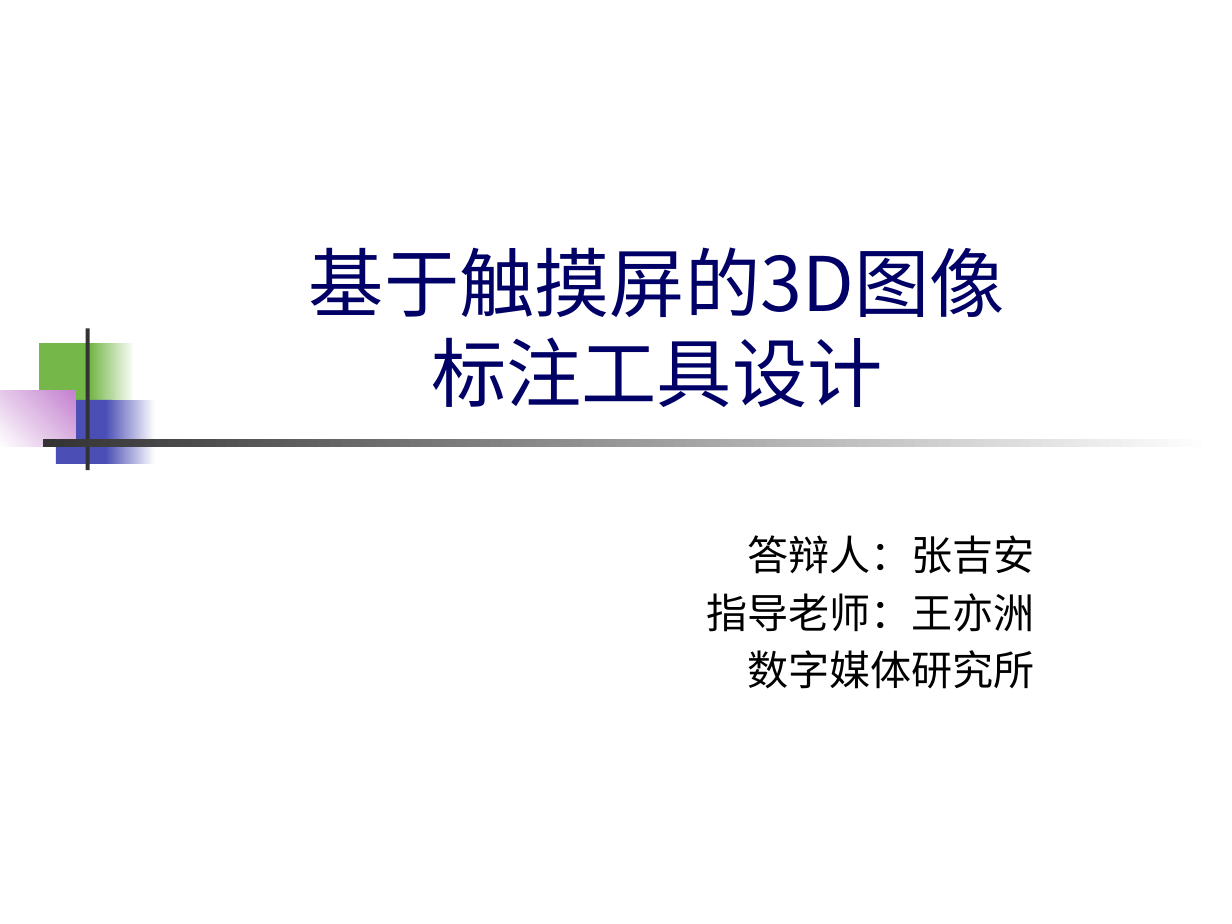
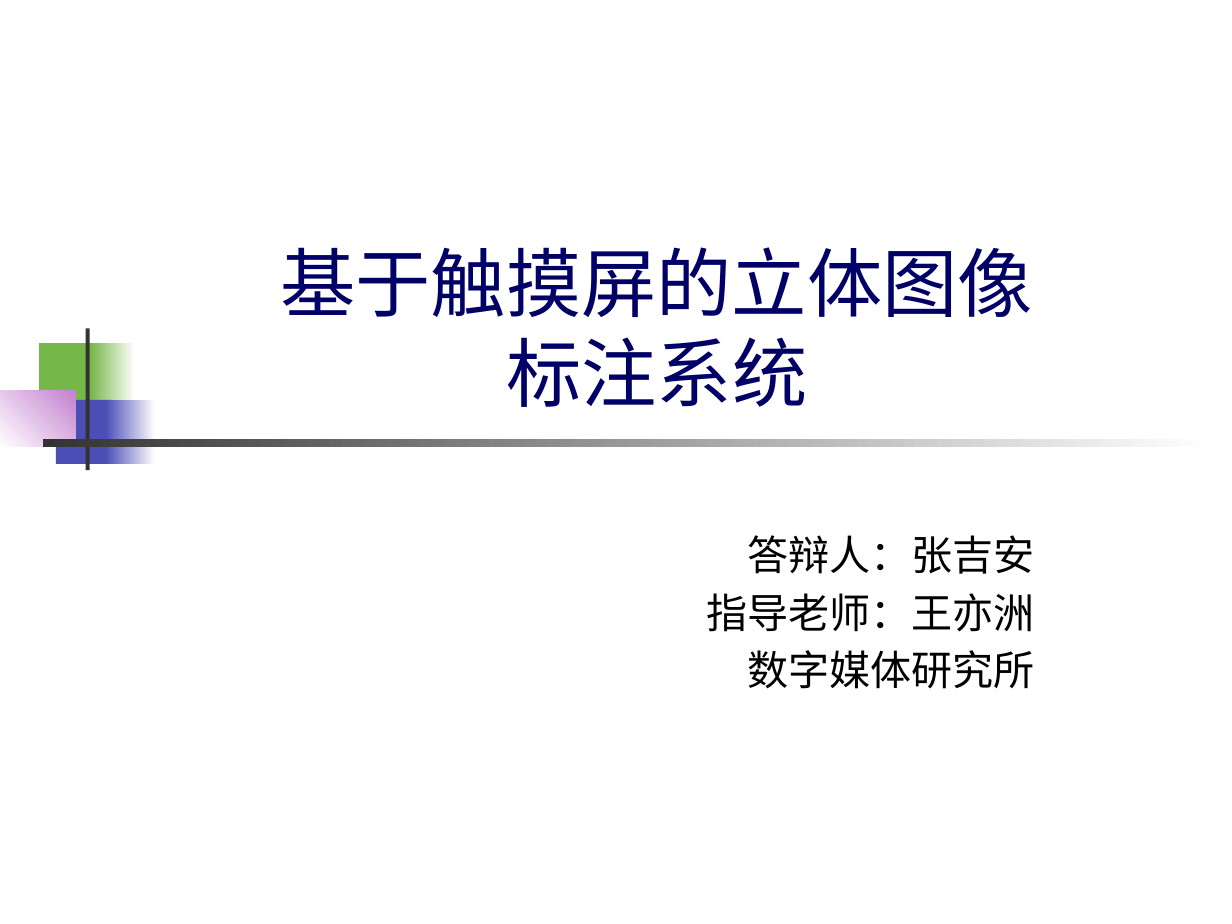
Before and after one commit to eric08/zja-graduation-design, a slide deck: slide 1 of OMG/毕设.pptx. Drawn at 1232x924 pixels with LibreOffice and Linux fonts; fonts in the diff are those of the drawing. Boxes give left, top, right and bottom in pixels: in the first picture for what was removed or moved away, otherwise in the second. Text is boxed around its words. In the diff, an @@ line names an element or a change of style, - is before the commit and + after.

```diff
--- a/OMG/毕设.pptx
+++ b/OMG/毕设.pptx
@@ title at [280,247,1033,407]: text changed @@
-基于触摸屏的3D图像
-标注工具设计
+基于触摸屏的立体图像
+标注系统
```
Also in this commit, not shown: 1 slide added, 4 other files.
